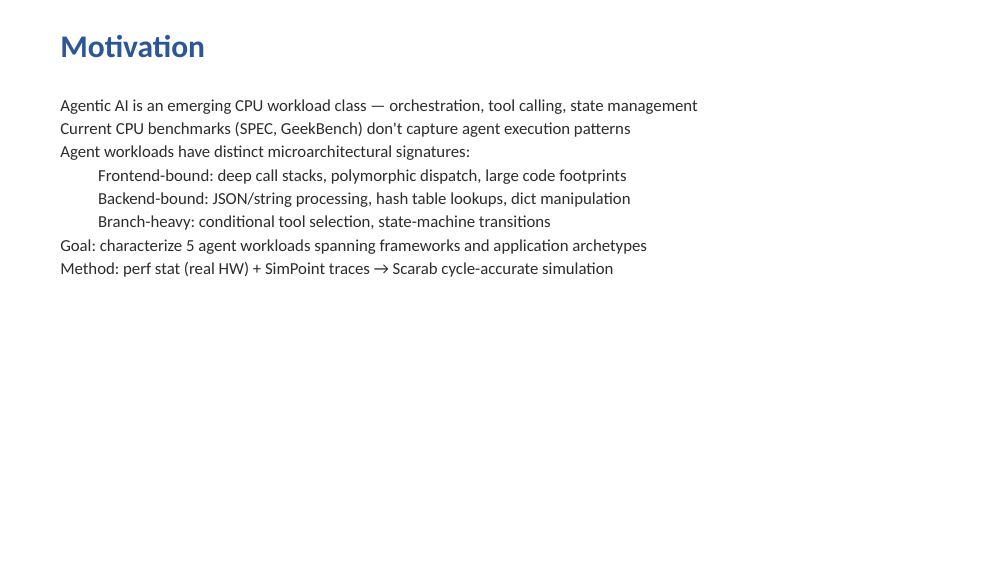
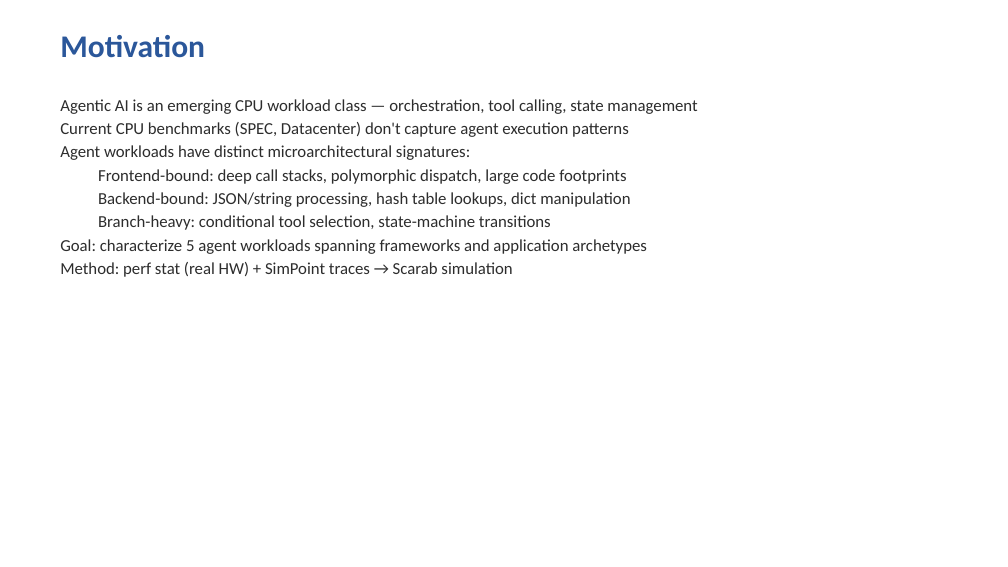
Before and after one commit to litz-lab/scarab-infra, a slide deck: slide 2 of docs/agent_cpu_evaluation.pptx. Drawn at 1008x567 pixels with LibreOffice and Linux fonts; fonts in the diff are those of the drawing. Boxes give left, top, right and bottom in pixels: in the first picture for what was removed or moved away, otherwise in the second. Text is boxed around its words. In the diff, an @@ line names an element or a change of style, - is before the commit and + after.

```diff
--- a/docs/agent_cpu_evaluation.pptx
+++ b/docs/agent_cpu_evaluation.pptx
@@ text at (x1=60, y1=122, x2=629, y2=137): text changed @@
-Current CPU benchmarks (SPEC, GeekBench) don't capture agent execution patterns
+Current CPU benchmarks (SPEC, Datacenter) don't capture agent execution patterns
@@ text at (x1=60, y1=262, x2=512, y2=277): text changed @@
-Method: perf stat (real HW) + SimPoint traces → Scarab cycle-accurate simulation
+Method: perf stat (real HW) + SimPoint traces → Scarab simulation
```
Also in this commit, not shown: 3 other slides changed, 1 other file.
